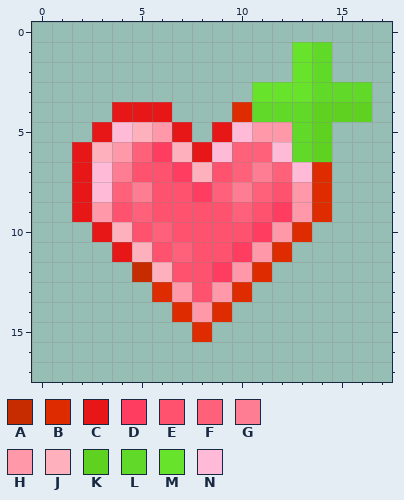
Pixel-art sprite: assets/celestial_core/textures/mob_effect/regen_rate.png. The first picture shows the starting point.
The file is 18x18 pixels.
Palette (. is transparent): A #c72b00  B #de2c00  C #e81717  D #ff3d61  E #ff526f  F #ff617b  G #ff7d93  H #ff99aa  J #ffb0bd  K #5fd121  L #61d929  M #68e32b  N #ffbad7
Pixels before, first column x 2:
 1 ...........ML..
 2 ...........ML..
 3 .........MMMLLL
 4 ..CCC...BLLLKKK
 5 .CNJHC.CNHHLK..
 6 CJHFDJCNFFNLK..
 7 CNGEEDJEFGFNB..
 8 CNFGEEDFGFEHB..
 9 CHEFEEEEFEDHB..
10 .CJEFEEEEDHB...
11 ..CJEFEEDHB....
12 ...AJEEDHB.....
13 ....BHEHB......
14 .....BHB.......
15 ......B........
After the commit:
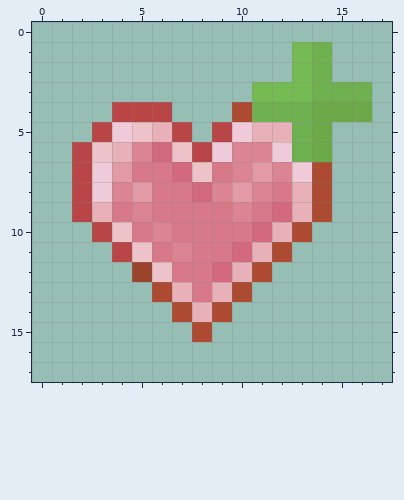
Difference:
Colour A changes from #c72b00 to #9a442d.
Colour B changes from #de2c00 to #ac4a32.
Colour C changes from #e81717 to #b94646.
Colour D changes from #ff3d61 to #d3697c.
Colour E changes from #ff526f to #d87989.
Colour F changes from #ff617b to #db8593.
Colour G changes from #ff7d93 to #e29aa6.
Colour H changes from #ff99aa to #e8b0b9.
Colour J changes from #ffb0bd to #edc2c9.
Colour K changes from #5fd121 to #6ba949.
Colour L changes from #61d929 to #6fb151.
Colour M changes from #68e32b to #76ba54.
Colour N changes from #ffbad7 to #efcad9.
Pixel boxes of the changes (left, top, right, bottom) in both pictures:
changed: (72, 42, 372, 342)
